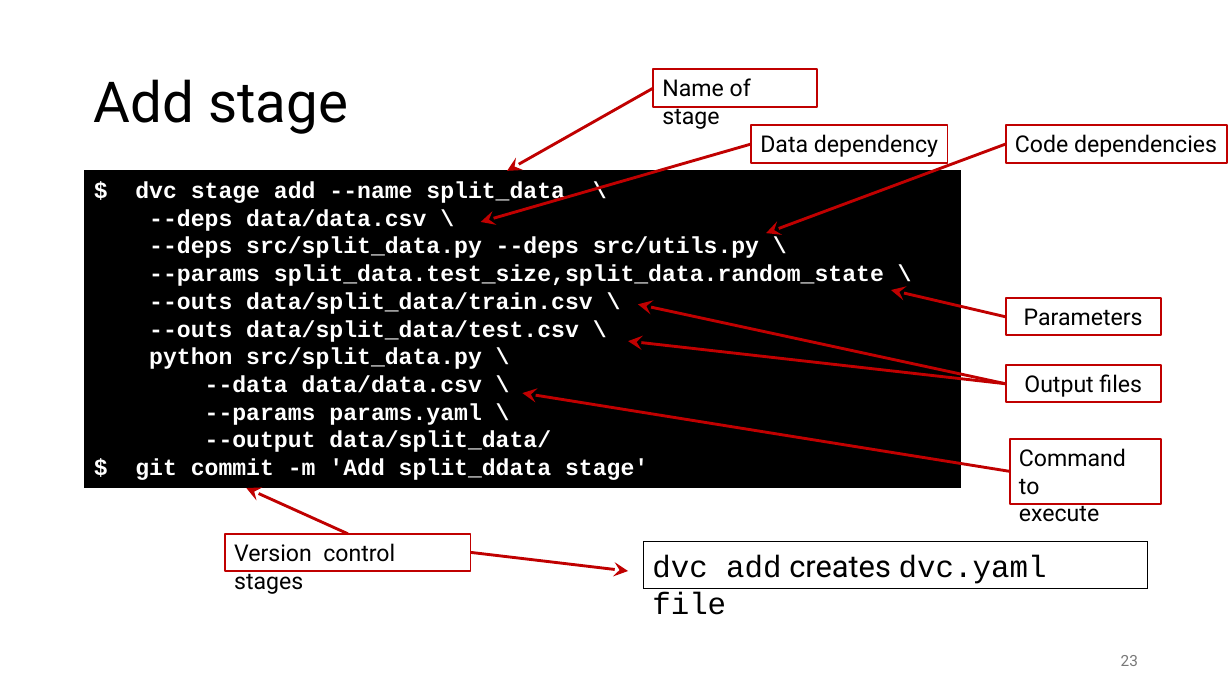
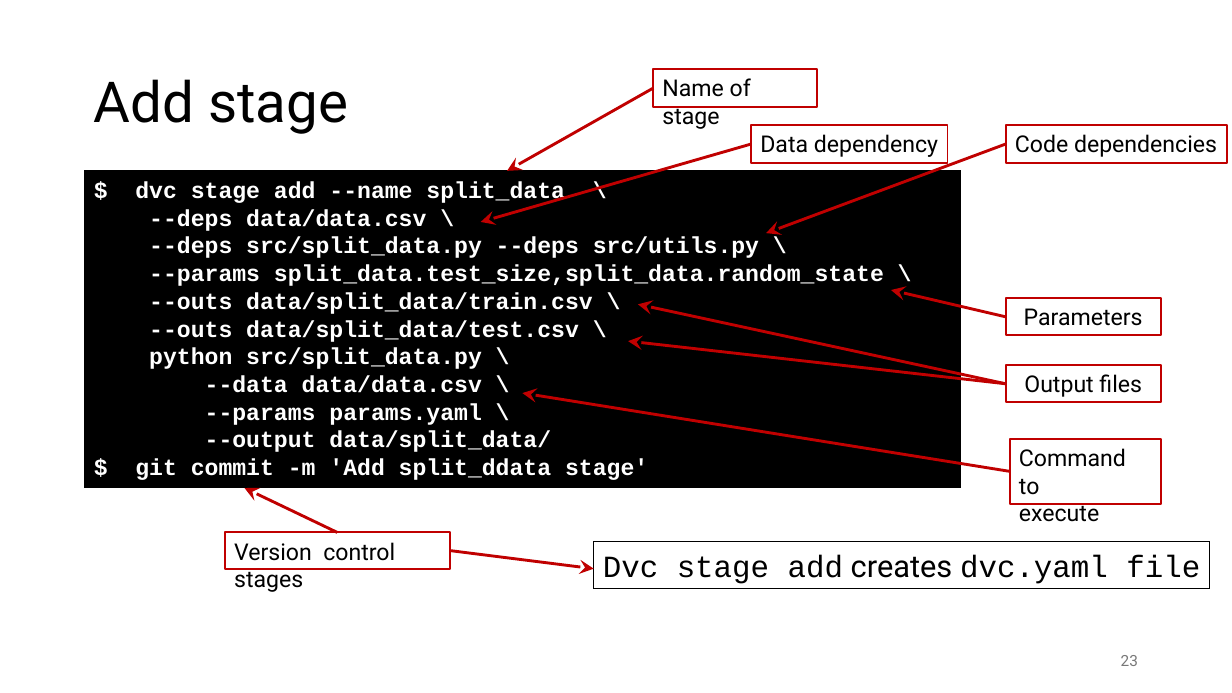
Before and after one commit to gjbex/MLOps-on-HPC, a slide deck: slide 23 of mlops_on_hpc.pptx. Drawn at 1232x693 pixels with LibreOffice and Linux fonts; fonts in the diff are those of the drawing. Boxes give left, top, right and bottom in pixels: in the first picture for what was removed or moved away, otherwise in the second. Text is boxed around its words. In the diff, an @@ line names an element or a change of style, - is before the commit and + after.

```diff
--- a/mlops_on_hpc.pptx
+++ b/mlops_on_hpc.pptx
@@ arrow moved from (348, 534) - (247, 488) to (337, 532) - (245, 488) @@
@@ rectangle "Version control stages": place and size @@
-rectangle "Version control stages" at [226,534,471,571]
+rectangle "Version control stages" at [226,532,450,568]
@@ arrow moved from (470, 553) - (628, 571) to (450, 551) - (594, 568) @@
@@ rectangle "Dvc stage add creates dvc.yaml ...": place and size @@
-rectangle "Dvc stage add creates dvc.yaml ..." at [643,542,1148,588]
+rectangle "Dvc stage add creates dvc.yaml ..." at [594,542,1211,588]
@@ text in rectangle at [603,555,1200,584]: text changed @@
-dvc add creates dvc.yaml file
+Dvc stage add creates dvc.yaml file
```
Also in this commit, not shown: 1 other slide changed.
